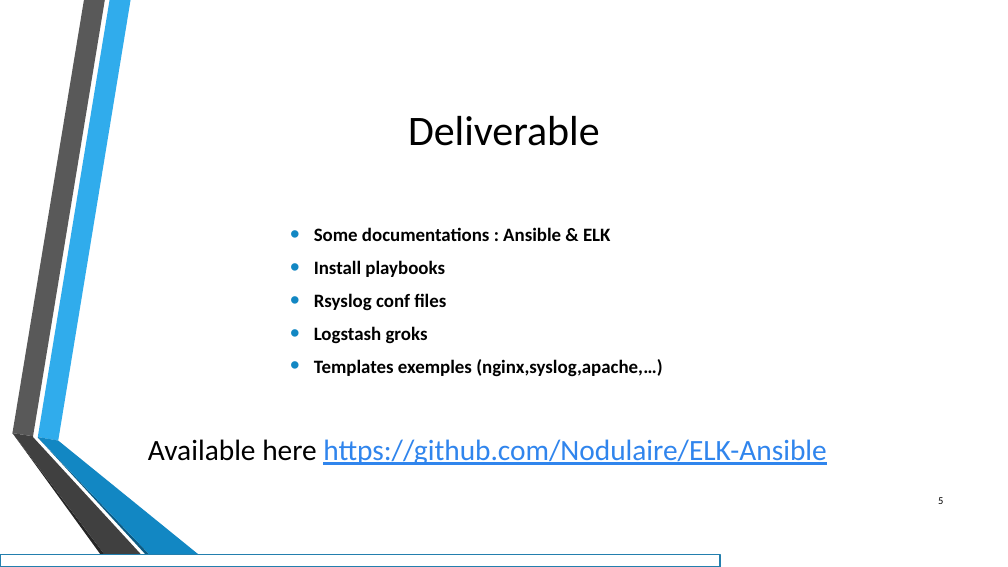
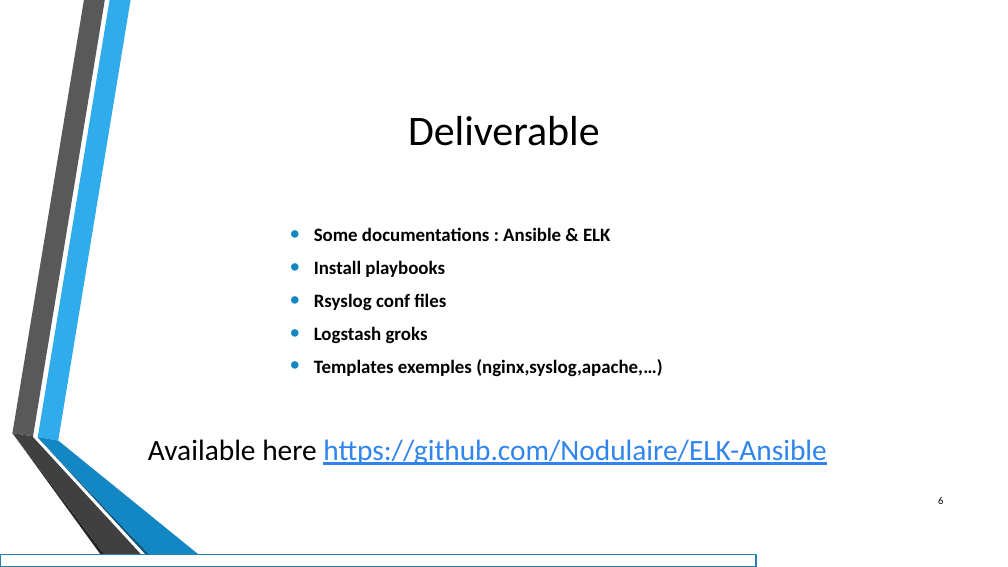
Before and after one commit to Nodulaire/ELK-Ansible, a slide deck: slide 6 of Presentation/PresC4.pptx (slide 5 before the commit). Drawn at 1008x567 pixels with LibreOffice and Linux fonts; fonts in the diff are those of the drawing; background and template pictures are left out. Boxes give left, top, right and bottom in pixels: in the first picture for what was removed or moved away, otherwise in the second. Text is boxed around its words. In the diff, an @@ line names an element or a change of style, - is before the commit and + after.

```diff
--- a/Presentation/PresC4.pptx
+++ b/Presentation/PresC4.pptx
@@ page number at (938, 497, 943, 504): text changed @@
-5
+6
@@ rectangle: place and size @@
-rectangle at (0, 554, 720, 567)
+rectangle at (0, 554, 756, 567)
```
Also in this commit, not shown: 5 other slides changed, 1 slide added, 1 other file.
